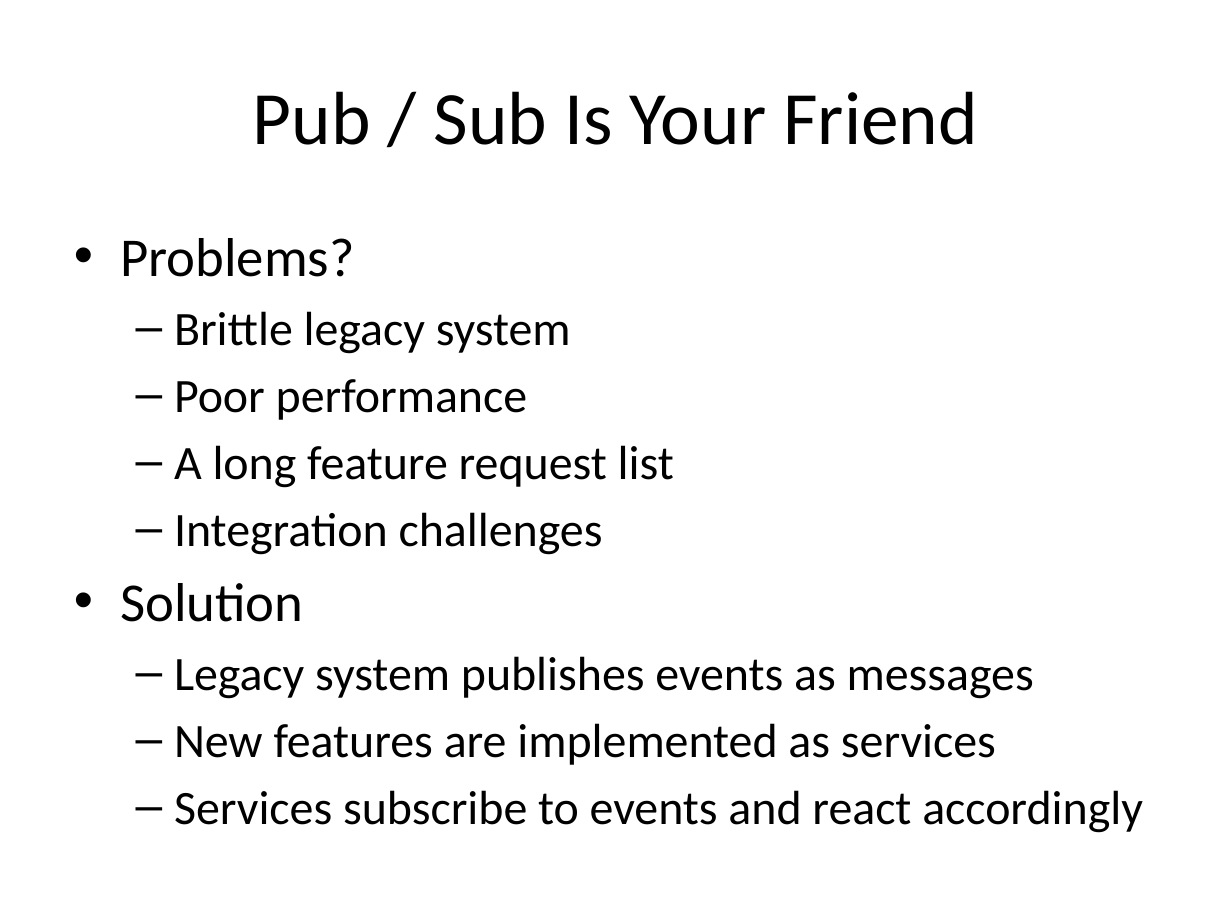
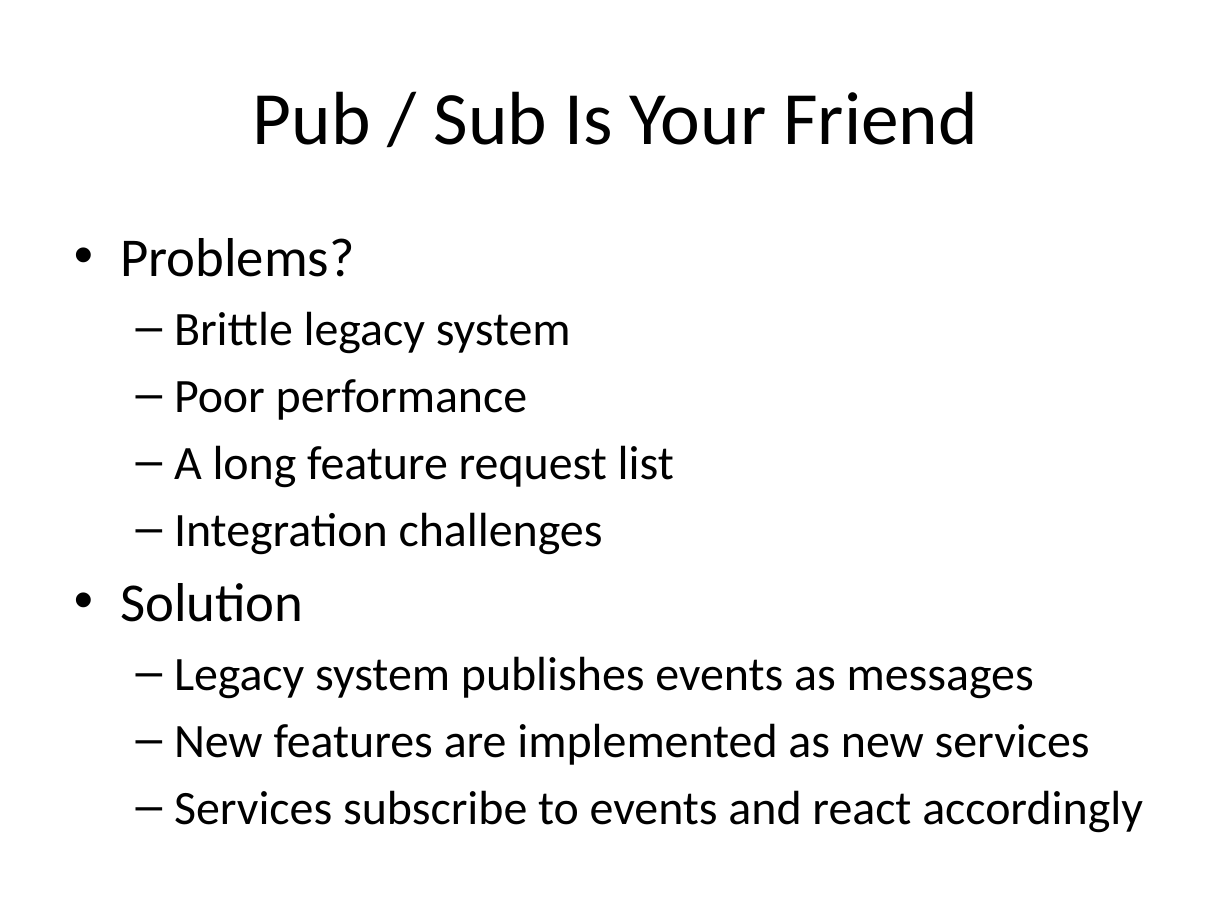
Before and after one commit to cl9p/rabbitmq-demos, a slide deck: slide 6 of Messaging Patterns.pptx. Drawn at 1232x924 pixels with LibreOffice and Linux fonts; fonts in the diff are those of the drawing. Boxes give left, top, right and bottom in pixels: in the first picture for what was removed or moved away, otherwise in the second. Text is boxed around its words. In the diff, an @@ line names an element or a change of style, - is before the commit and + after.

```diff
--- a/Messaging Patterns.pptx
+++ b/Messaging Patterns.pptx
@@ text at [174, 723, 1090, 765]: text changed @@
-  – New features are implemented as services
+  – New features are implemented as new services
```
Also in this commit, not shown: 10 other slides changed, 2 slides added.
